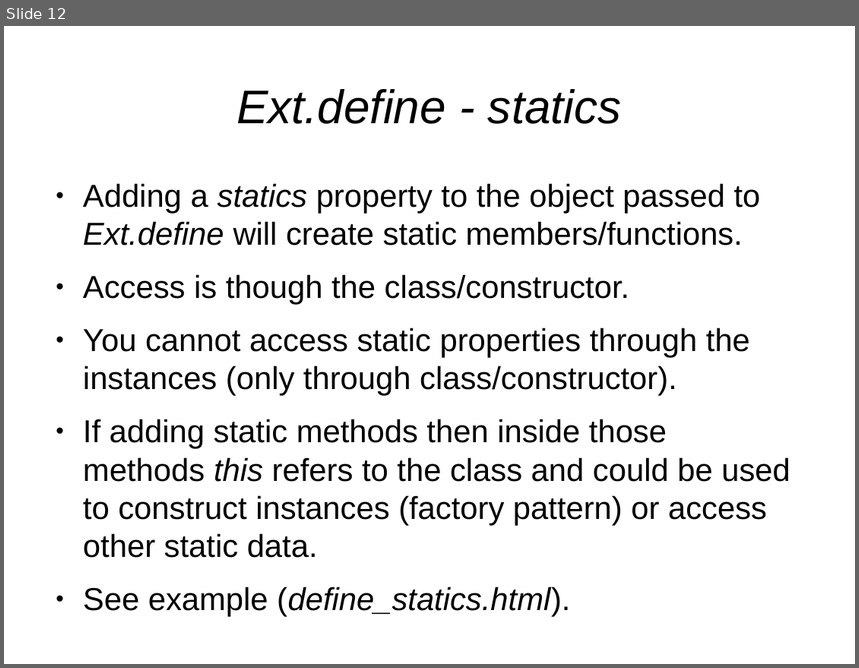
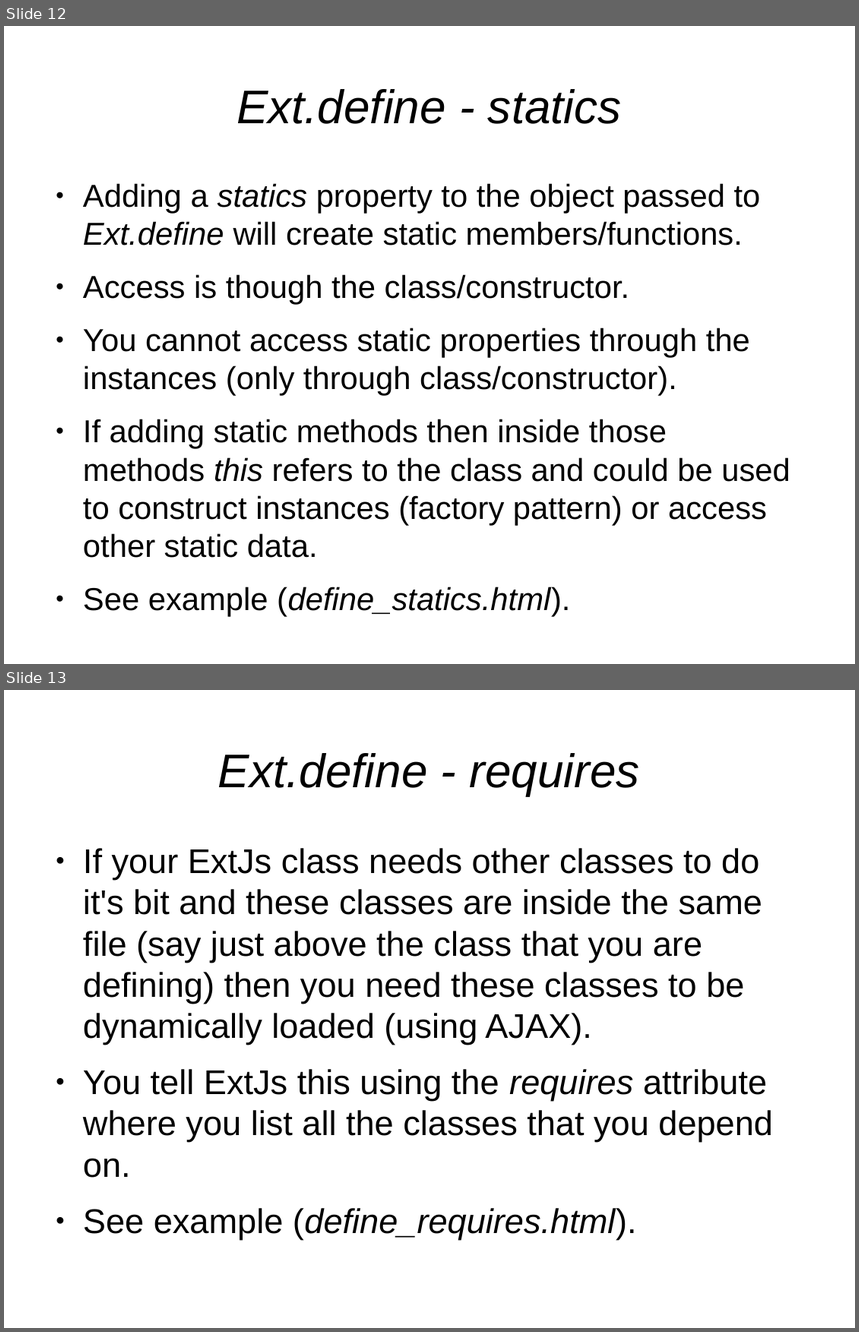
Before and after one commit to veltzer/demos, a slide deck: javascript/extjs/doc/extjs_oo.odp. Shown one above the other, each under a label of ours: slide 12 before the commit, slides 12 and 13 after it. The pictures are 859x668 and 859x1332 pixels, drawn with LibreOffice and Linux fonts; fonts in the diff are those of the drawing. Boxes give left, top, right and bottom in pixels: in the first picture for what was removed or moved away, otherwise in the second. Text is boxed around its words. In the diff, an @@ line names an element or a change of style, - is before the commit and + after.

```diff
--- a/javascript/extjs/doc/extjs_oo.odp
+++ b/javascript/extjs/doc/extjs_oo.odp
@@ slide 13 added at (4, 690, 855, 1328), background #FFFFFF @@
@@ title added at (218, 753, 640, 796), 44 pt, text #000000, italic @@
+Ext.define - requires
@@ text added at (83, 848, 773, 1178), 32 pt, text #000000 @@
+● If your ExtJs class needs other classes to do it's bit and these classes are inside the same file (say just above the class that you are defining) then you need these classes to be dynamically loaded (using AJAX).
+● You tell ExtJs this using the requires attribute where you list all the classes that you depend on.
+● See example (define_requires.html).
```
Also in this commit, not shown: 7 other files.
